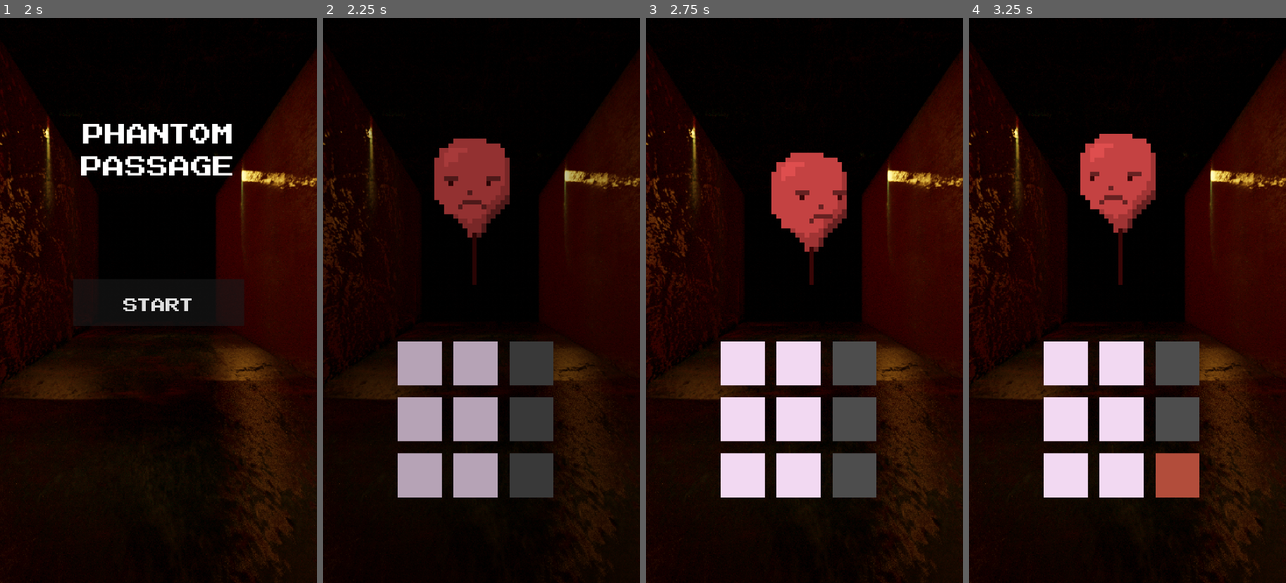
Above: before the commit, frames 1-4 (left to right).
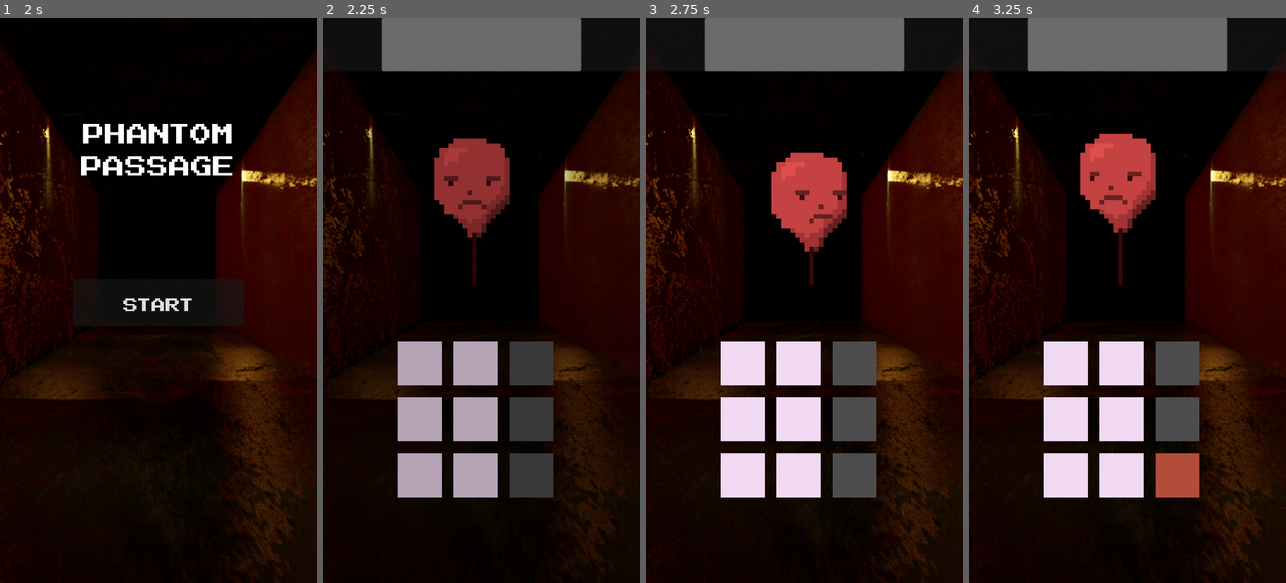
Above: after the commit, the same moments.

Repository: numberpup/phantom-passage
Game: Godot game, scene res://Scenes/UI/SplashScreen.tscn
Same seed, same stepped clock (60 frames per second), same inputs: the game is played once before the commit and once after it.
Inputs (mouse positions are in pixels of both pictures, inside the frame that each line leads up to):
- Up to frame 1 (2 s): move the mouse to (228, 272) at 0.52 s; click (228, 272) at 0.67 s; drag from (95, 328) to (142, 413) at 1.27 s
- Up to frame 2 (2.25 s): click "START" at 2 s
- Up to frame 3 (2.75 s): no input
- Up to frame 4 (3.25 s): move the mouse to (1159, 176) at 2.77 s; click (1159, 176) at 2.92 s

Frame 1 is identical in both runs. In frame 2, 6.0% of the frame differs, in the area x 18-82%, y 0-10%; in frame 3, 6.0%; in frame 4, 6.0%.
Error before the commit: Attempt to call function 'set_size' in base 'null instance' on a null instance. (res://Scripts/Enemies/EnemyShell.gd:100)
Error after the commit: Invalid assignment of property or key 'max_health' with value of type 'int' on a base object of type 'null instance'. (res://Scripts/Enemies/EnemyShell.gd:95)

Commit message:
Further editing new health bar
Still doesn't work, but making progress

Diff:
--- a/Scenes/LevelScreen.tscn
+++ b/Scenes/LevelScreen.tscn
@@ -1,10 +1,11 @@
-[gd_scene load_steps=6 format=3 uid="uid://dfsssk8hlmral"]
+[gd_scene load_steps=7 format=3 uid="uid://dfsssk8hlmral"]
 
 [ext_resource type="Texture2D" uid="uid://i0gii2epgm70" path="res://Assets/spookyhallway.png" id="1_5jgay"]
 [ext_resource type="Script" path="res://Scripts/level_screen.gd" id="1_w7rh0"]
 [ext_resource type="PackedScene" uid="uid://0p1histnip04" path="res://Scenes/Gameboard.tscn" id="2_8fo4w"]
 [ext_resource type="FontFile" uid="uid://c4hsx53rjc3e8" path="res://Assets/NESCyrillic.ttf" id="3_6xjha"]
 [ext_resource type="PackedScene" uid="uid://csrr4nf3h47p8" path="res://Scripts/UI/SceneTransition.tscn" id="5_d1jak"]
+[ext_resource type="PackedScene" uid="uid://cykd3ju2vtadc" path="res://Scenes/UI/InfoBar.tscn" id="6_88dgy"]
 
 [node name="LevelScreen" type="Control"]
 layout_mode = 3
@@ -81,4 +82,7 @@
 
 [node name="SceneTransition" parent="." instance=ExtResource("5_d1jak")]
 
+[node name="InfoBar" parent="." instance=ExtResource("6_88dgy")]
+layout_mode = 1
+
 [connection signal="board_clear" from="MarginContainer/GameBoard" to="." method="_on_game_board_board_clear"]
--- a/Scripts/Enemies/EnemyShell.gd
+++ b/Scripts/Enemies/EnemyShell.gd
@@ -89,18 +89,7 @@
 
 func setup_health_bar() -> void:
 	# Load and instance the HealthBar scene
-	var health_bar = $LevelScreen/InfoBar
-
-	# Calculate proportional size based on the sprite's scale
-	var sprite_width = sprite_x_dim * animated_sprite.scale.x  # Assume 32px per frame width
-	var sprite_height = sprite_y_dim * animated_sprite.scale.y  # Assume 32px per frame height
-
-	# Set the size of the HealthBar's root container
-	var bar_width = sprite_width * 1.2  # Health bar width is 1.2x the sprite width
-	health_bar.set_size(Vector2(bar_width, 10))  # Set size for the container node
-
-	# Center and position the health bar above the sprite
-	health_bar.position = Vector2(-bar_width / 2, -sprite_height - sprite_offset)  # Centered above the sprite
+	var health_bar = $LevelScreen/InfoBar/ProgressBar
 
 	# Initialize the health bar values
 	health_bar.max_health = max_health
@@ -170,19 +159,6 @@
 			0.3  # Duration in seconds
 		).set_trans(Tween.TRANS_QUAD).set_ease(Tween.EASE_OUT)
 
-# Create a health bar for the enemy
-func create_health_bar() -> ProgressBar:
-	var health_bar = ProgressBar.new()
-
-	# Set health bar appearance
-	health_bar.value = health
-	health_bar.max_value = max_health
-
-	# Resize and position health bar
-	health_bar.custom_minimum_size = Vector2(700, 100)  # Make the health bar 700x100 pixels
-
-	return health_bar
-
 
 # Signal handler for `board_clear`
 func _on_game_board_board_clear() -> void:
